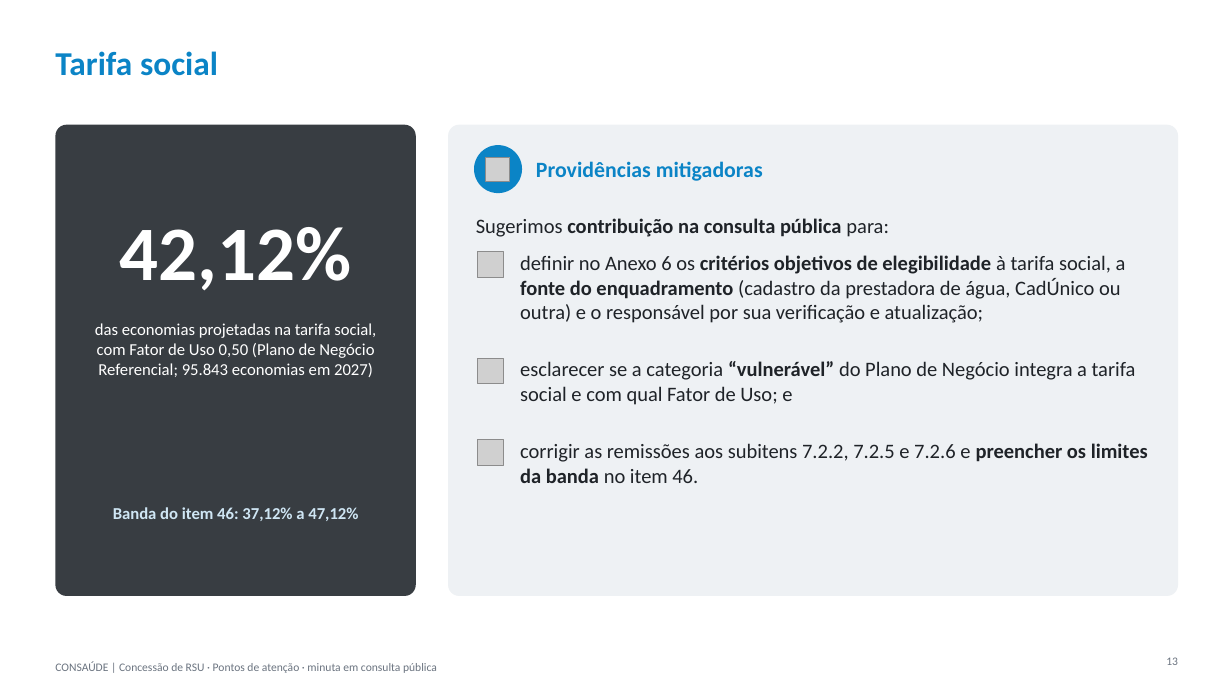
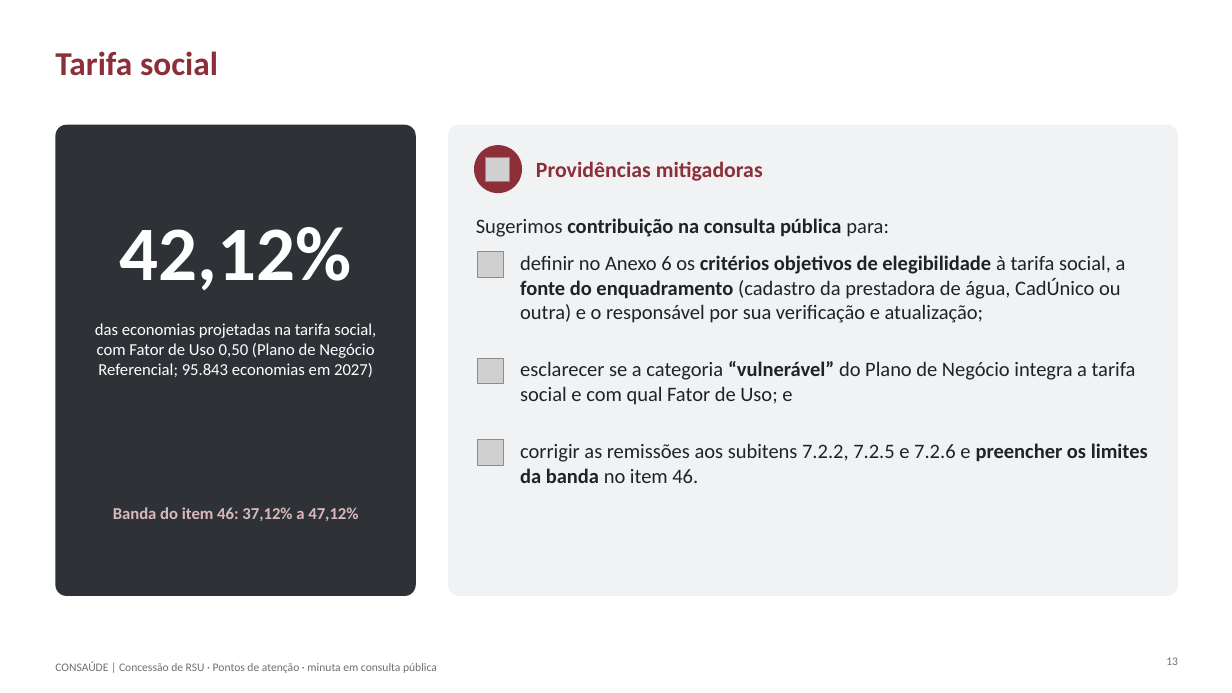
Before and after one commit to matheusdagostino-cyber/Solvi, a slide deck: slide 13 of concessoes/consaude-conc-2026/output/pontos-de-atencao-2026-10-08.pptx. Drawn at 1232x693 pixels with LibreOffice and Linux fonts; fonts in the diff are those of the drawing; grey boxes stand for pictures. Boxes give left, top, right and bottom in pixels: in the first picture for what was removed or moved away, otherwise in the second. Text is boxed around its words. In the diff, an @@ line names an element or a change of style, - is before the commit and + after.

```diff
--- a/concessoes/consaude-conc-2026/output/pontos-de-atencao-2026-10-08.pptx
+++ b/concessoes/consaude-conc-2026/output/pontos-de-atencao-2026-10-08.pptx
@@ title "Tarifa social" at (55,51,218,76): text colour #0B84C6 to #8C2F39 @@
@@ rounded rectangle at (55,125,416,596): fill #383D42 to #2E3236 @@
@@ rounded rectangle at (448,125,1178,596): fill #EEF1F4 to #F1F2F3 @@
@@ ellipse at (474,145,522,193): fill #0B84C6 to #8C2F39 @@
@@ text "Providências mitigadoras" at (536,161,763,181): text colour #0B84C6 to #8C2F39 @@
@@ text "Banda do item 46: 37,12% ..." at (113,507,358,521): text colour #CFE6F4 to #D9B8BC @@
```
Also in this commit, not shown: 20 other slides changed, 1 other file.
